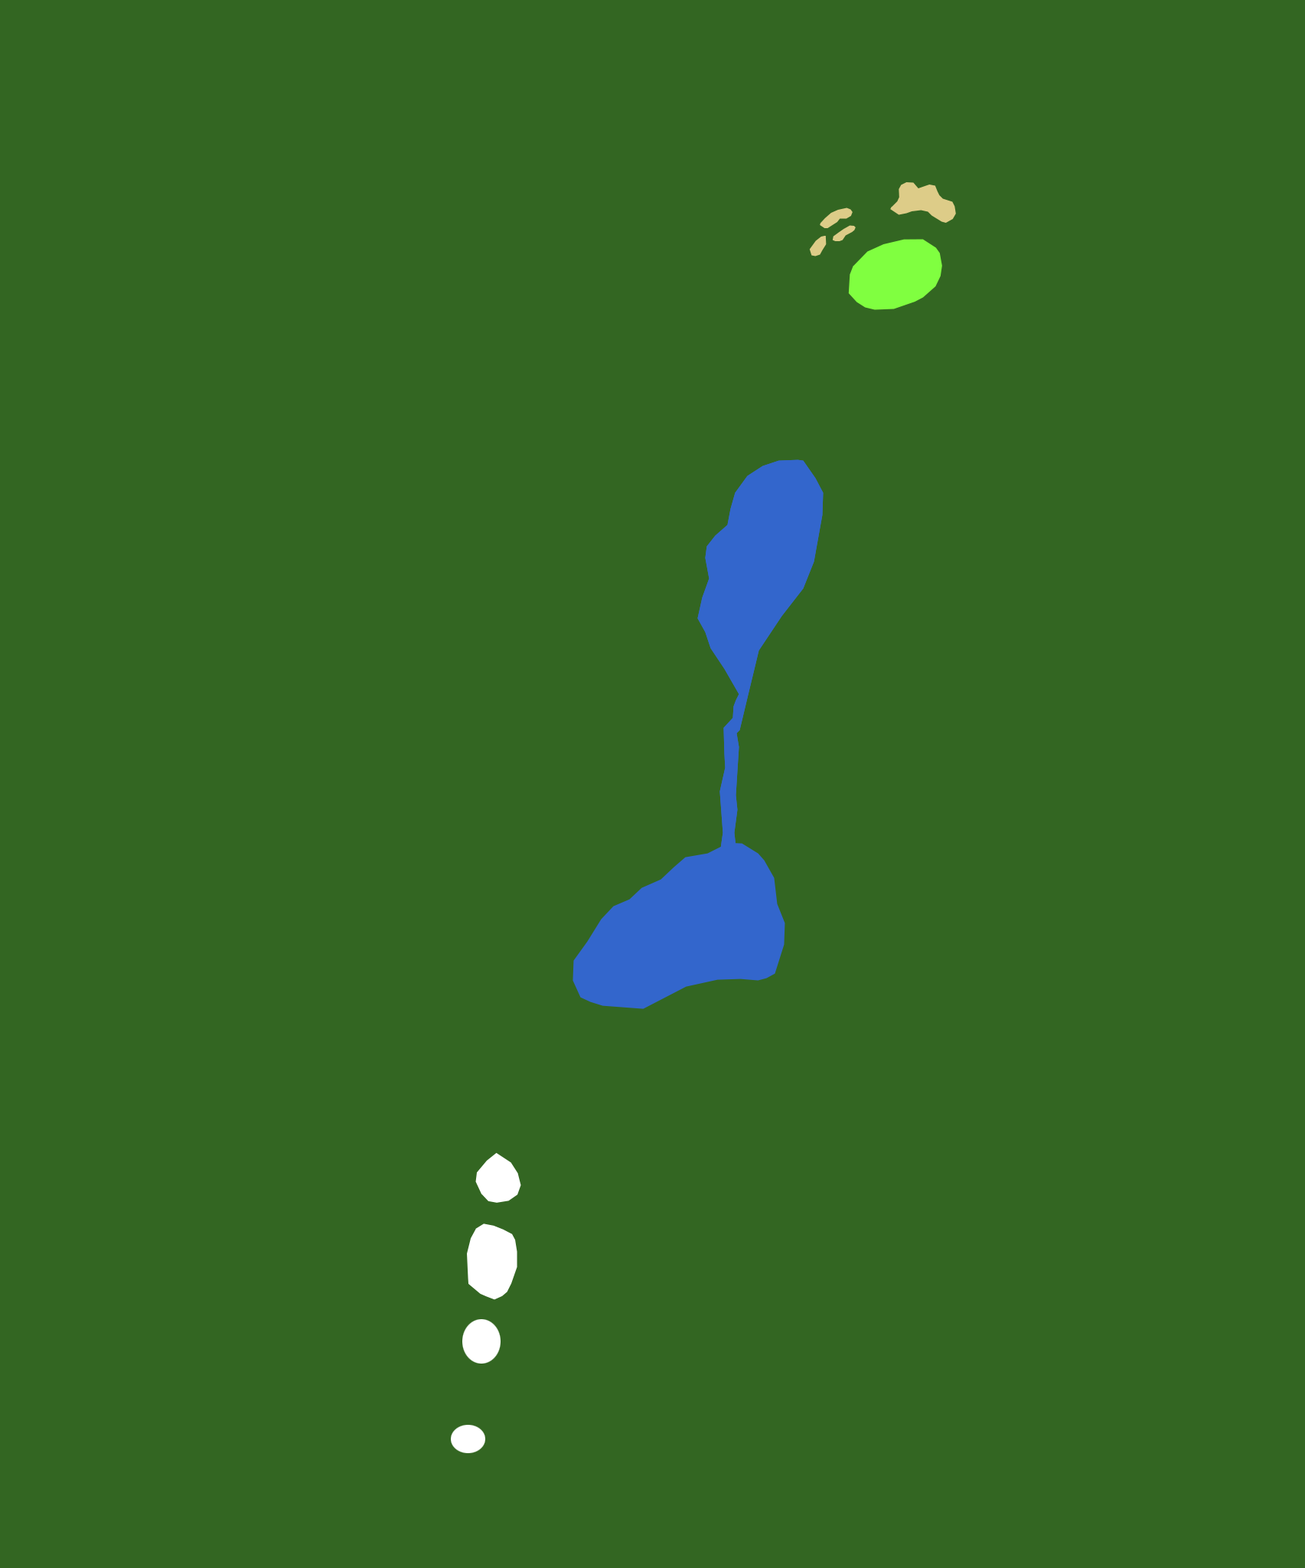
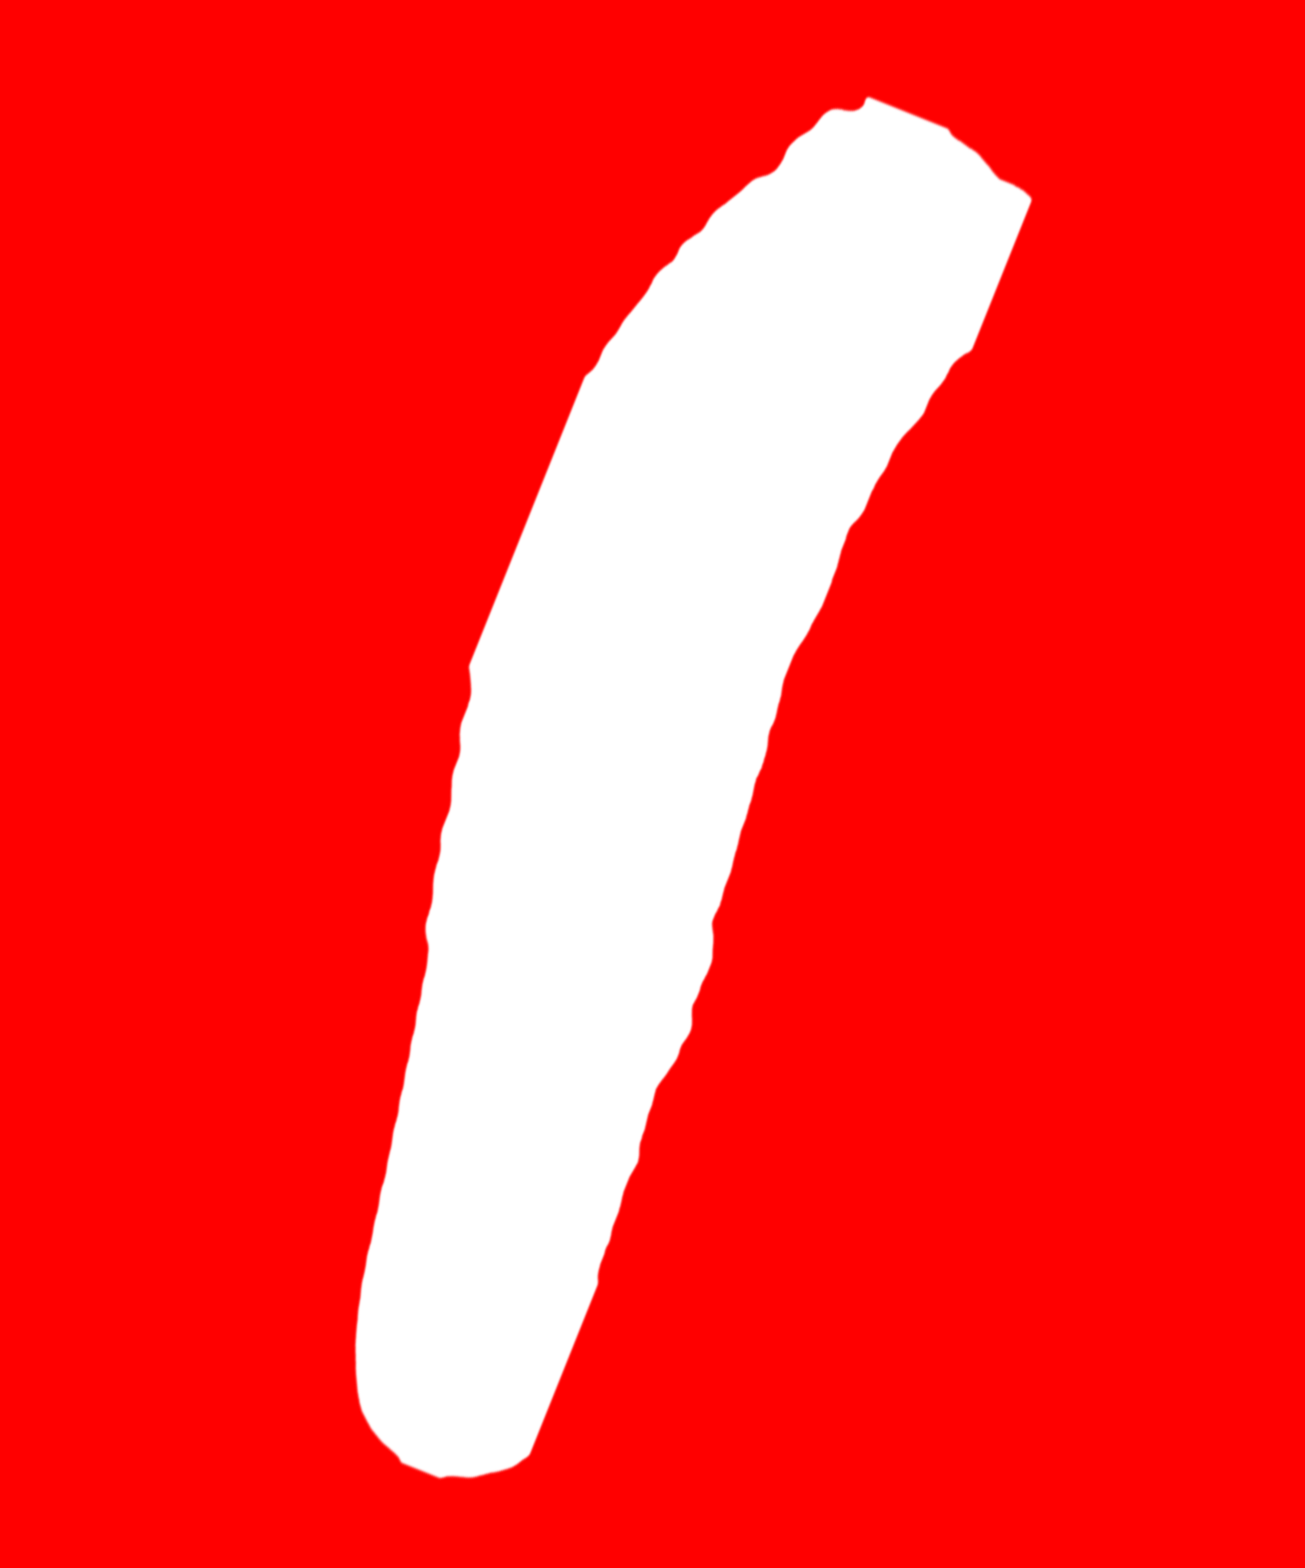
Before/after of a (1305, 1568) layered artwork. What changed in the layer stack:
added layer "Lomond17-NewOB" above "OB" over [0, 0, 1305, 1568]
hid "Water" over [572, 459, 824, 1010]
hid "Green" over [809, 182, 957, 311]
hid "Tees" over [450, 1152, 522, 1454]
hid "Rough" over [0, 0, 1305, 1568]